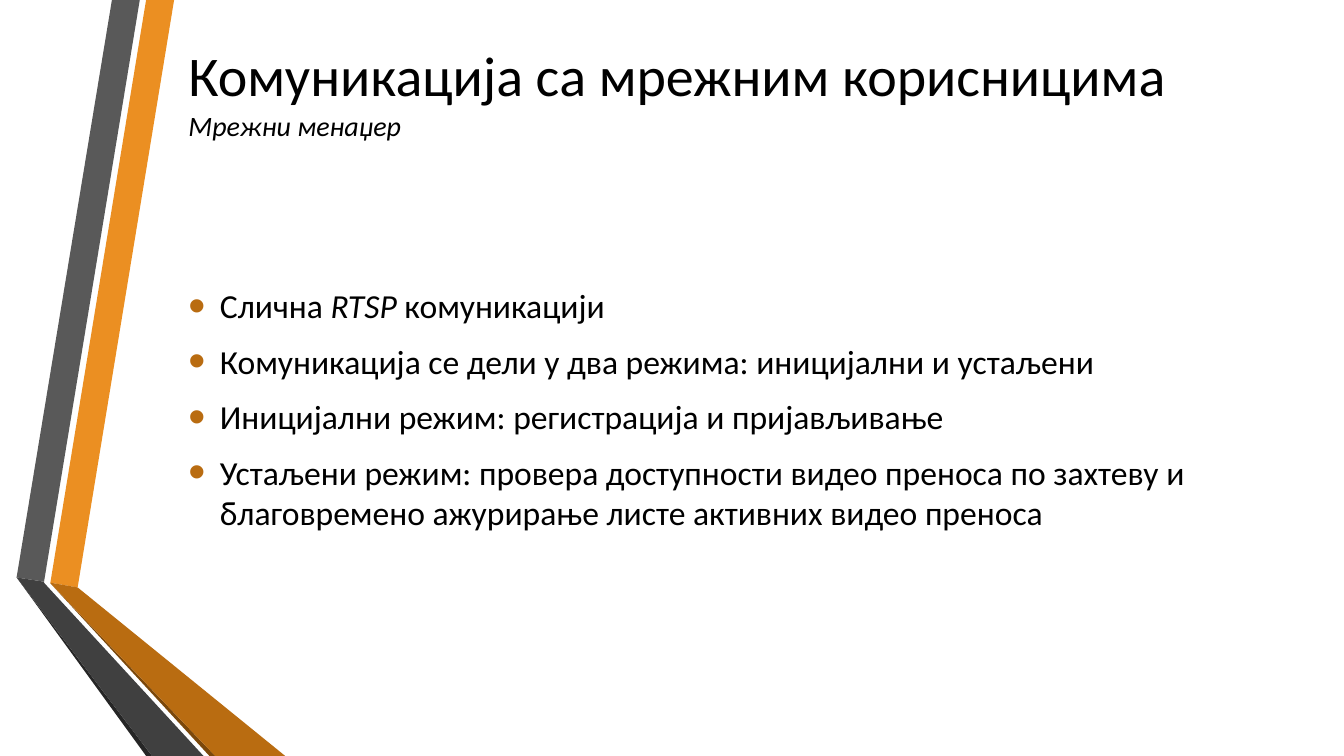
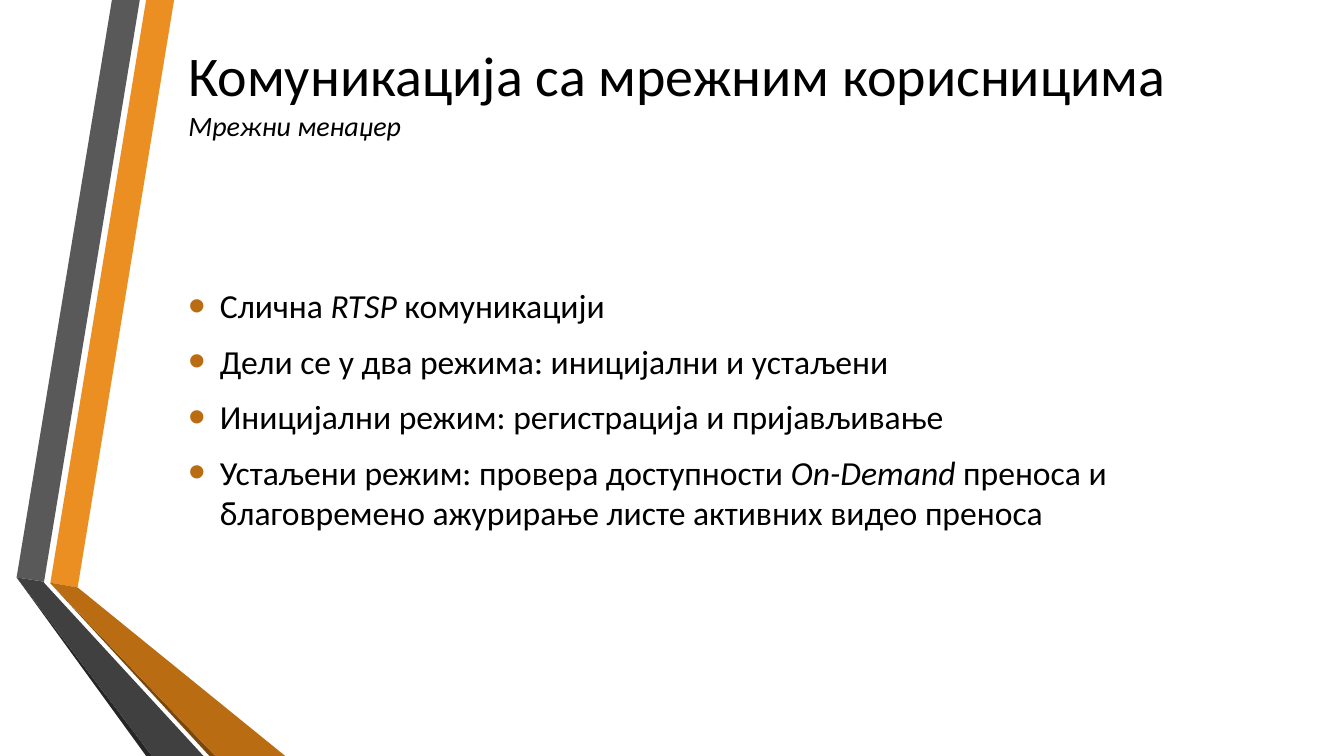
Before and after one commit to jovanSlavujevic96/MSc_RtspStreaming_Cpp, a slide deck: slide 20 of doc/prezentacija_master_e1-12_2020.pptx. Drawn at 1344x756 pixels with LibreOffice and Linux fonts; fonts in the diff are those of the drawing; background and template pictures are left out. Boxes give left, top, right and bottom in pixels: in the first picture for what was removed or moved away, otherwise in the second. Text is boxed around its words. In the diff, an @@ line names an element or a change of style, - is before the commit and + after.

```diff
--- a/doc/prezentacija_master_e1-12_2020.pptx
+++ b/doc/prezentacija_master_e1-12_2020.pptx
@@ text at (x1=220, y1=351, x2=888, y2=380): text changed @@
-• Комуникација се дели у два режима: иницијални и устаљени
+• Дели се у два режима: иницијални и устаљени
@@ text at (x1=220, y1=461, x2=1107, y2=531): text changed @@
-• Устаљени режим: провера доступности видео преноса по захтеву и благовремено ажурирање листе активних видео преноса
+• Устаљени режим: провера доступности On-Demand преноса и благовремено ажурирање листе активних видео преноса
```
Also in this commit, not shown: 5 other slides changed, 1 slide added, 1 slide removed.
